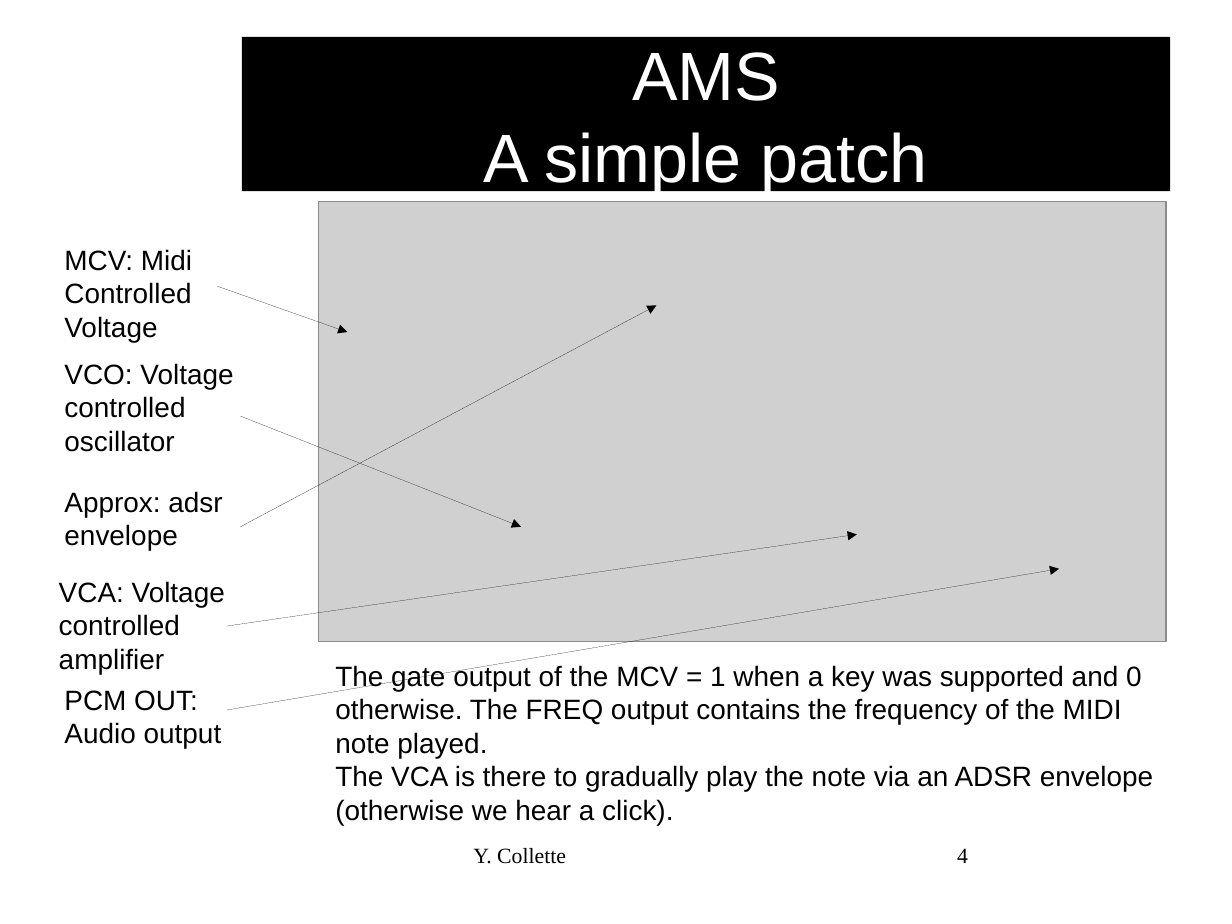
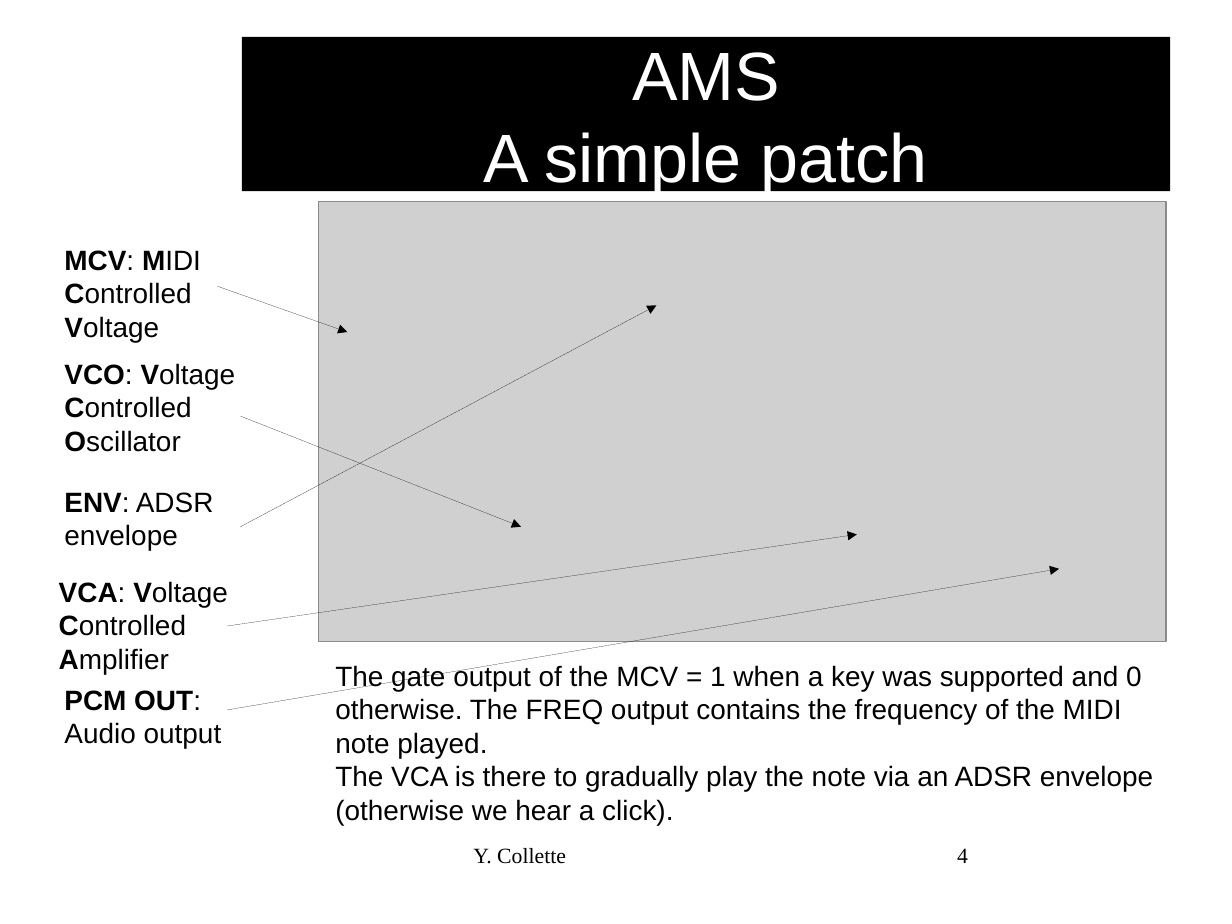
Before and after one commit to audinux/audinux.github.io, a slide deck: slide 4 of workshop/audio/AMS.odp. Drawn at 1232x924 pixels with LibreOffice and Linux fonts; fonts in the diff are those of the drawing; grey boxes stand for pictures; background and template pictures are left out. Boxes give left, top, right and bottom in pixels: in the first picture for what was removed or moved away, otherwise in the second. Text is boxed around its words. In the diff, an @@ line names an element or a change of style, - is before the commit and + after.

Commit message:
update some audio workshops

```diff
--- a/workshop/audio/AMS.odp
+++ b/workshop/audio/AMS.odp
@@ text at [64,250,201,342]: text changed @@
-MCV: Midi Controlled Voltage
+MCV: MIDI Controlled Voltage
@@ text at [64,363,236,452]: text changed @@
-VCO: Voltage controlled oscillator
+VCO: Voltage Controlled Oscillator
@@ text at [64,492,214,550]: text changed @@
-Approx: adsr envelope
+ENV: ADSR envelope
@@ text at [59,581,228,674]: text changed @@
-VCA: Voltage controlled amplifier
+VCA: Voltage Controlled Amplifier
@@ text "PCM OUT: Audio output" at [64,690,222,748]: bold on in "PCM OUT:" @@
```
Also in this commit, not shown: 3 other slides changed, 5 other files.
